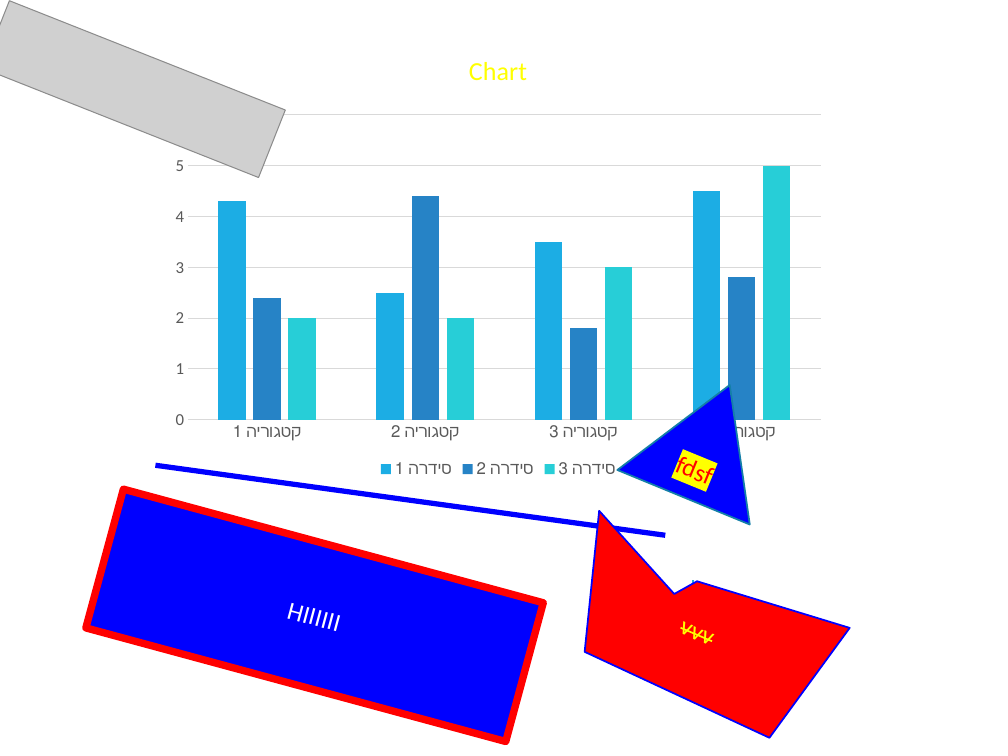
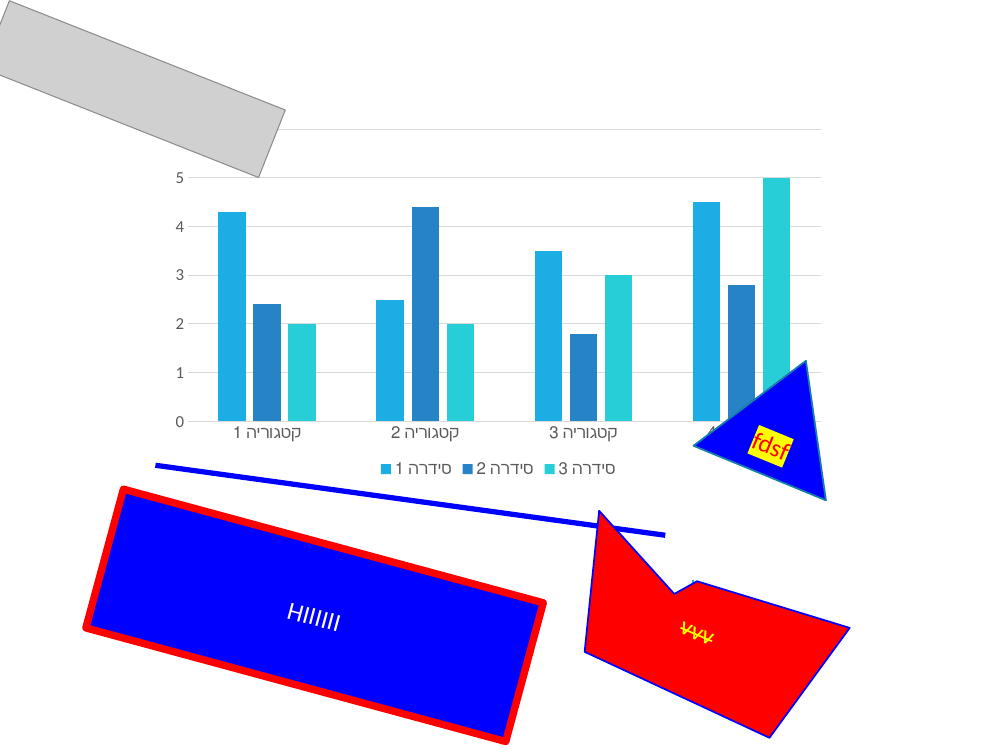
Before and after one commit to meshesha/PPTXjs, a slide deck: slide 8 of Sample_12.pptx. Drawn at 1008x756 pixels with LibreOffice and Linux fonts; fonts in the diff are those of the drawing; grey boxes stand for pictures; background and template pictures are left out. Boxes give left, top, right and bottom in pixels: in the first picture for what was removed or moved away, otherwise in the second. Text is boxed around its words. In the diff, an @@ line names an element or a change of style, - is before the commit and + after.

```diff
--- a/Sample_12.pptx
+++ b/Sample_12.pptx
@@ column chart at <box>162,112,835,482</box> @@
@@ title "Chart " removed @@
@@ column chart: place and size @@
-column chart at <box>162,33,835,481</box>
+column chart at <box>162,112,835,482</box>
@@ triangle "fdsf": place and size @@
-triangle "fdsf" at <box>617,357,796,524</box>
+triangle "fdsf" at <box>694,333,872,499</box>
```
Also in this commit, not shown: 2 other slides changed, 1 slide added.
